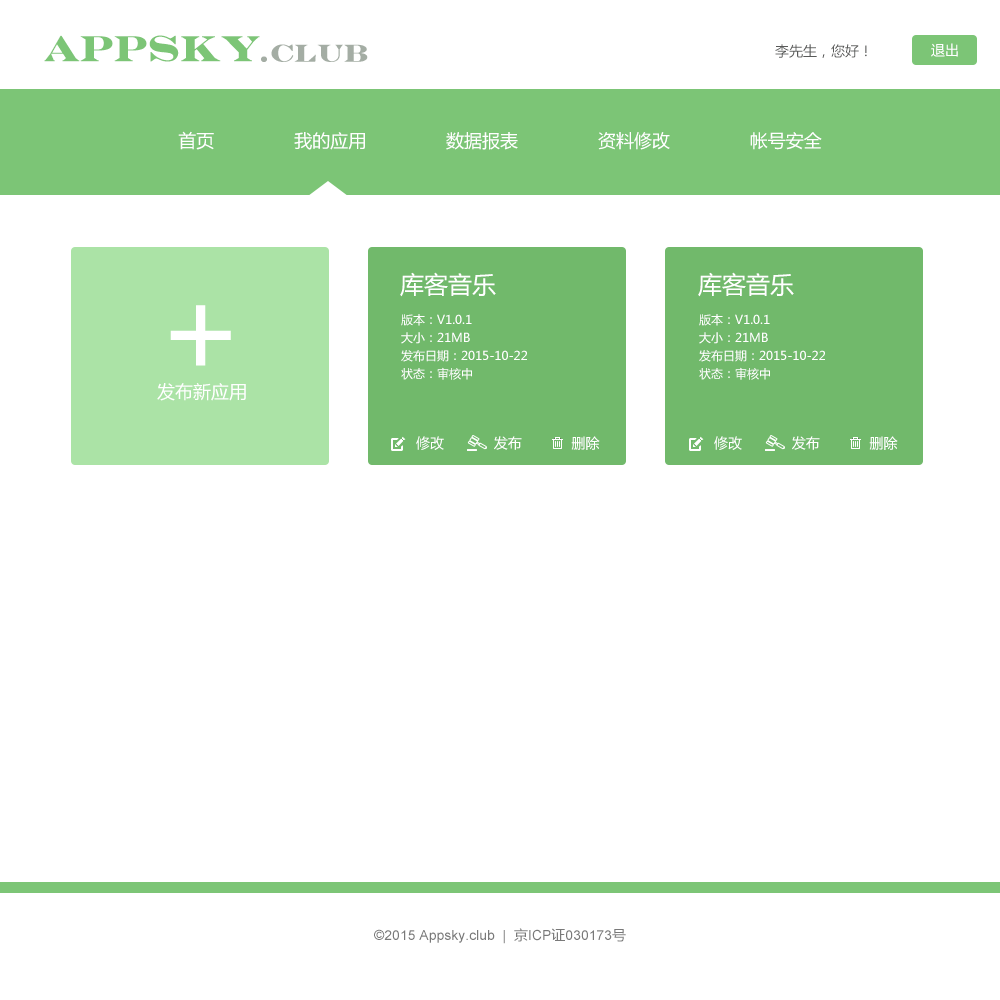
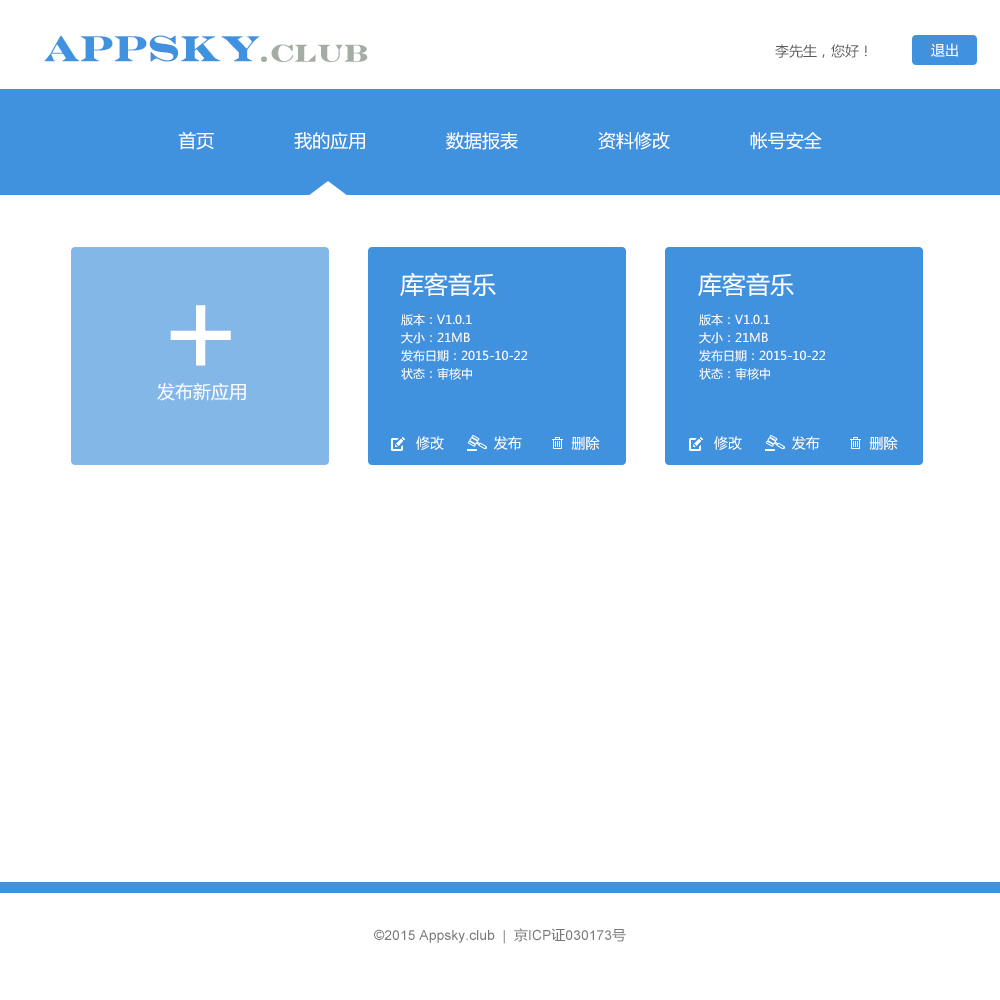
Two versions of the same layered image (1000x1000). Layer-by-layer changes:
painted on "Rounded Rectangle 3 副本 2" over bbox(368, 247, 923, 465)
painted on "Rounded Rectangle 3" over bbox(71, 247, 329, 465)
painted on "Rounded Rectangle 1" over bbox(912, 35, 977, 65)
painted on "Rectangle 1" over bbox(0, 89, 1000, 195)
painted on "APPSky" over bbox(44, 35, 260, 62)
painted on "Rectangle 1 副本" over bbox(0, 882, 1000, 893)
